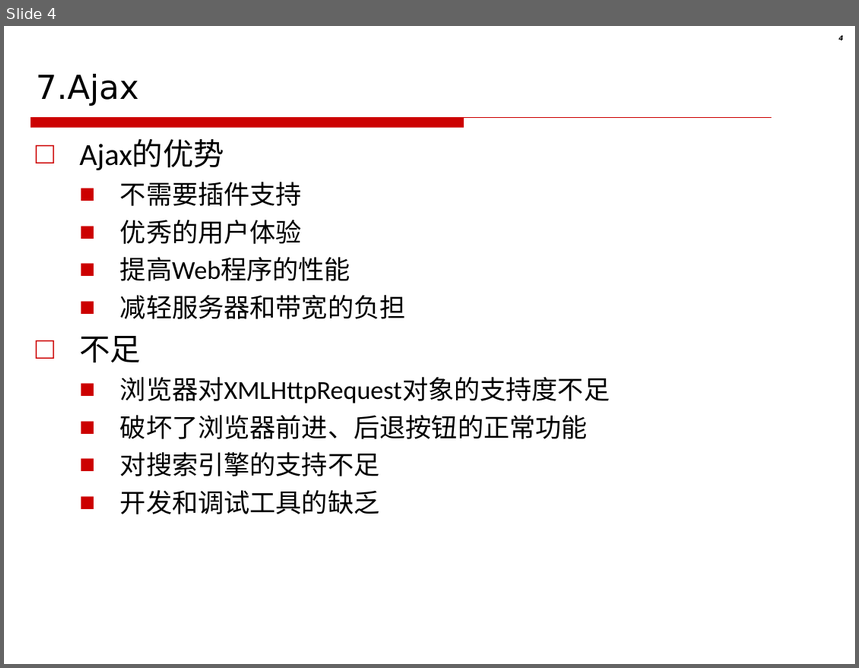
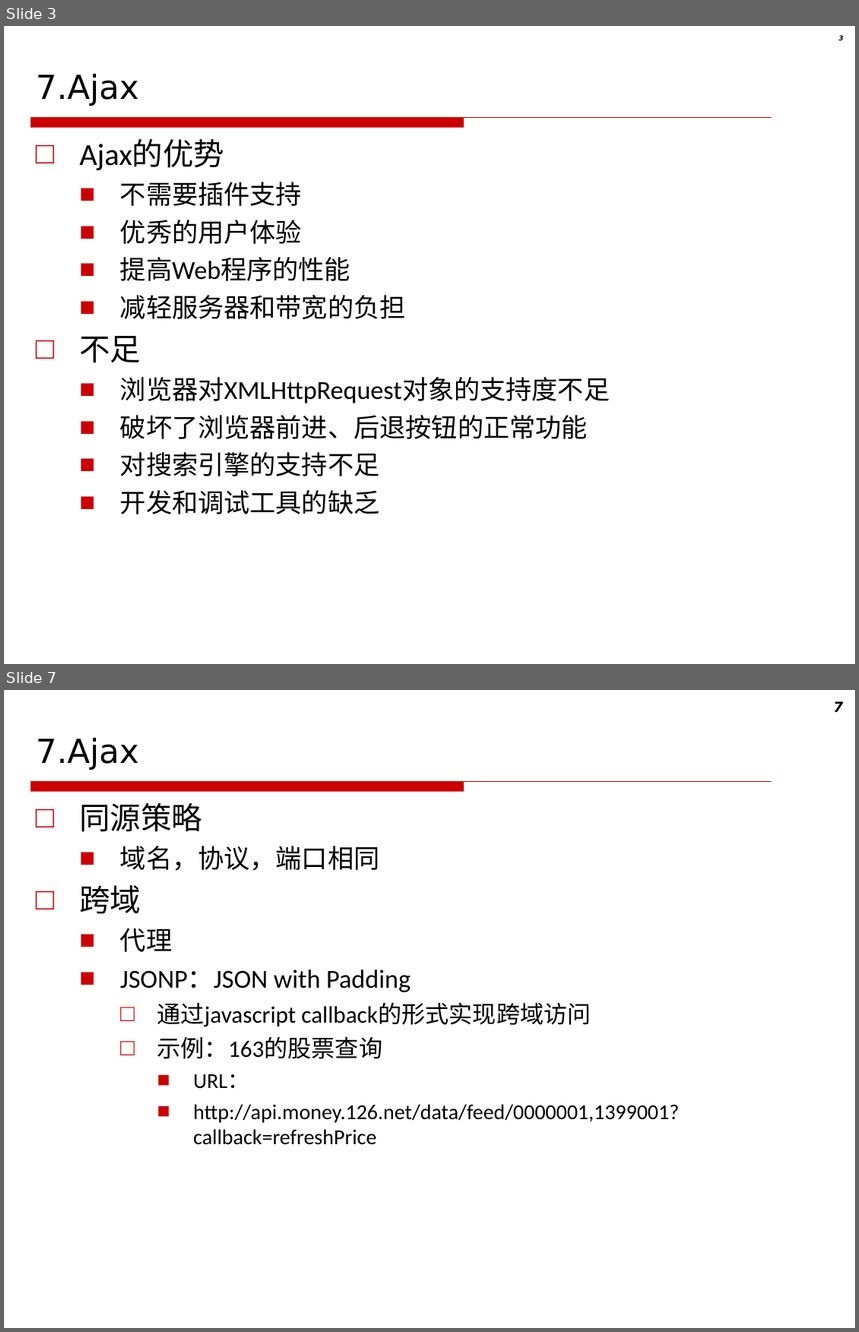
Before and after one commit to akikohaku/CSU-PPT, a slide deck: Web技术-2021/07.Ajax.ppt. Shown one above the other, each under a label of ours: slide 4 before the commit, slides 3 and 7 after it; the slides between them are not shown. The pictures are 859x668 and 859x1332 pixels, drawn with LibreOffice and Linux fonts; fonts in the diff are those of the drawing; background and template pictures are left out. Boxes give left, top, right and bottom in pixels: in the first picture for what was removed or moved away, otherwise in the second. Text is boxed around its words. In the diff, an @@ line names an element or a change of style, - is before the commit and + after.

```diff
--- a/Web技术-2021/07.Ajax.ppt
+++ b/Web技术-2021/07.Ajax.ppt
@@ slide 7 added at <box>4,690,855,1328</box>, background picture (left out); not listed: 1 template element that a slide beside it also shows @@
@@ page number added at <box>834,701,844,712</box>, 12 pt, text #000000, bold, italic @@
+7
@@ title added at <box>36,738,139,770</box>, 28 pt, text #000000 @@
+7.Ajax
@@ text added at <box>79,803,679,1145</box>, 18 pt, text #000000 @@
+□ 同源策略
+  ■ 域名，协议，端口相同
+□ 跨域
+  ■ 代理
+  ■ JSONP：JSON with Padding
+    □ 通过javascript callback的形式实现跨域访问
+    □ 示例：163的股票查询
+      ■ URL：
+      ■ http://api.money.126.net/data/feed/0000001,1399001?callback=refreshPrice
@@ what was slide 4 is now slide 3 @@
```
Also in this commit, not shown: 5 slides changed, 24 slides removed, 19 other files.
